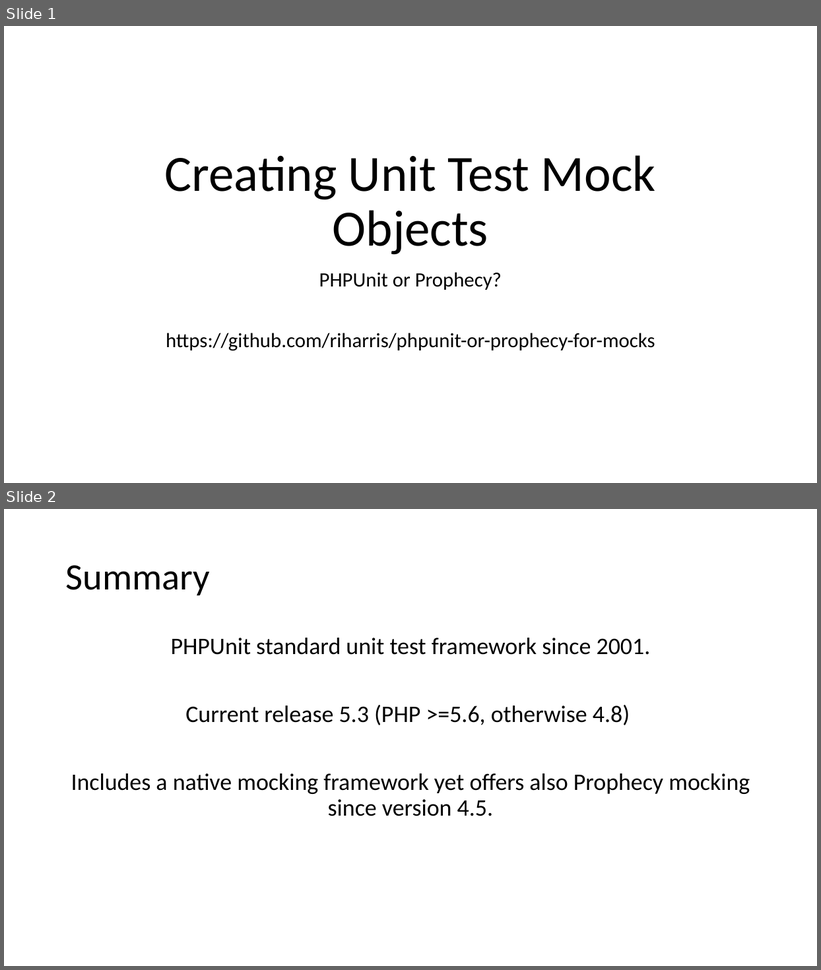
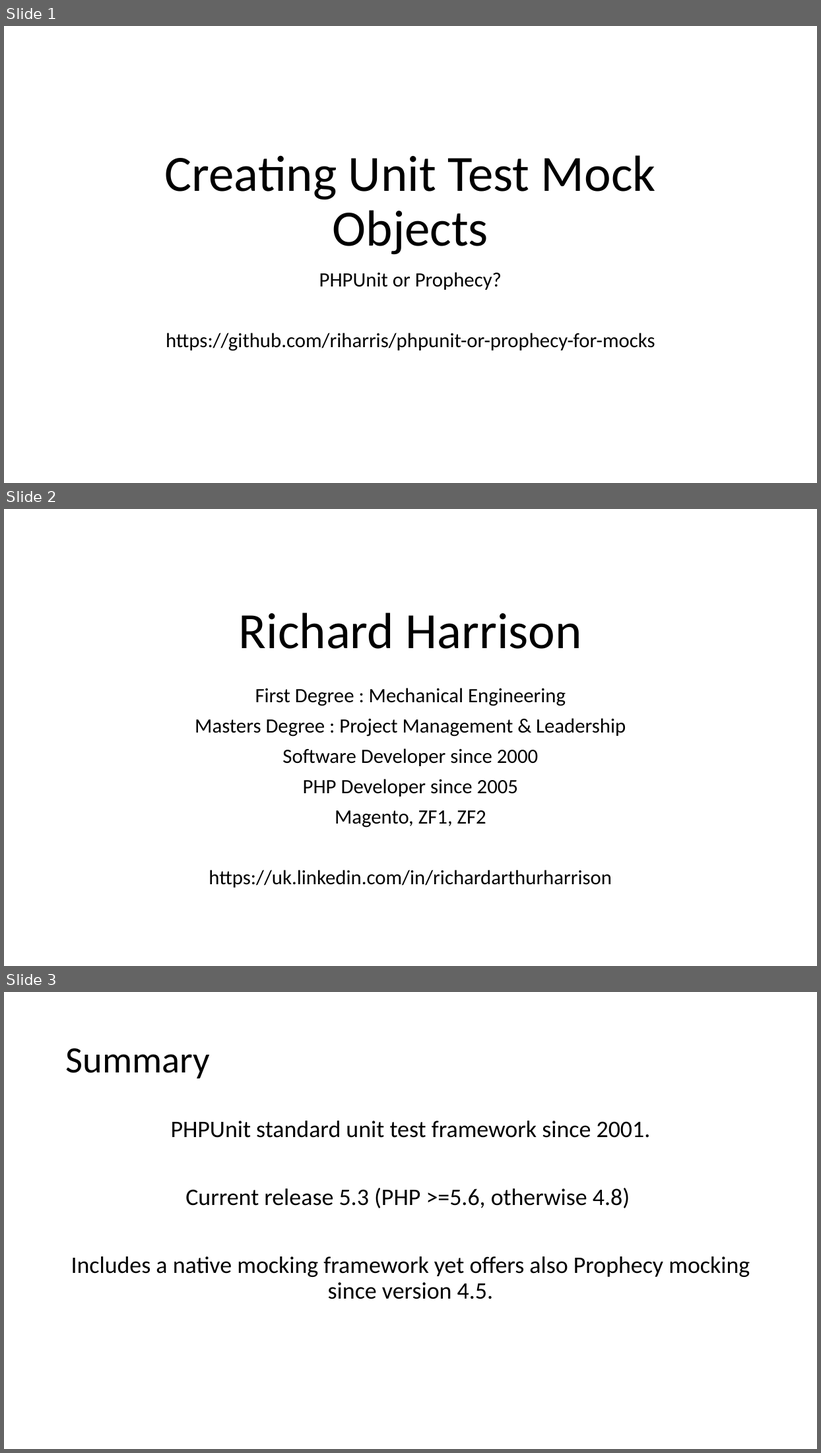
Before and after one commit to docljn/phpunit-or-prophecy-for-mocks, a slide deck: Creating Unit Test Mocks - PHPUnit or Prophecy.odp. Shown one above the other, each under a label of ours: slides 1 and 2 before the commit, slides 1, 2 and 3 after it. The pictures are 821x970 and 821x1453 pixels, drawn with LibreOffice and Linux fonts; fonts in the diff are those of the drawing. Boxes give left, top, right and bottom in pixels: in the first picture for what was removed or moved away, otherwise in the second. Text is boxed around its words. In the diff, an @@ line names an element or a change of style, - is before the commit and + after.

Commit message:
Worked with presentation

```diff
--- a/Creating Unit Test Mocks - PHPUnit or Prophecy.odp
+++ b/Creating Unit Test Mocks - PHPUnit or Prophecy.odp
@@ slide 2 added at (4,509,817,966), background #FFFFFF @@
@@ title added at (239,613,582,649), 60 pt, text #000000 @@
+Richard Harrison
@@ subtitle added at (195,688,626,888), 24 pt, text #000000 @@
+First Degree : Mechanical Engineering
+Masters Degree : Project Management & Leadership
+Software Developer since 2000
+PHP Developer since 2005
+Magento, ZF1, ZF2
+https://uk.linkedin.com/in/richardarthurharrison
@@ what was slide 2 is now slide 3 @@
```
